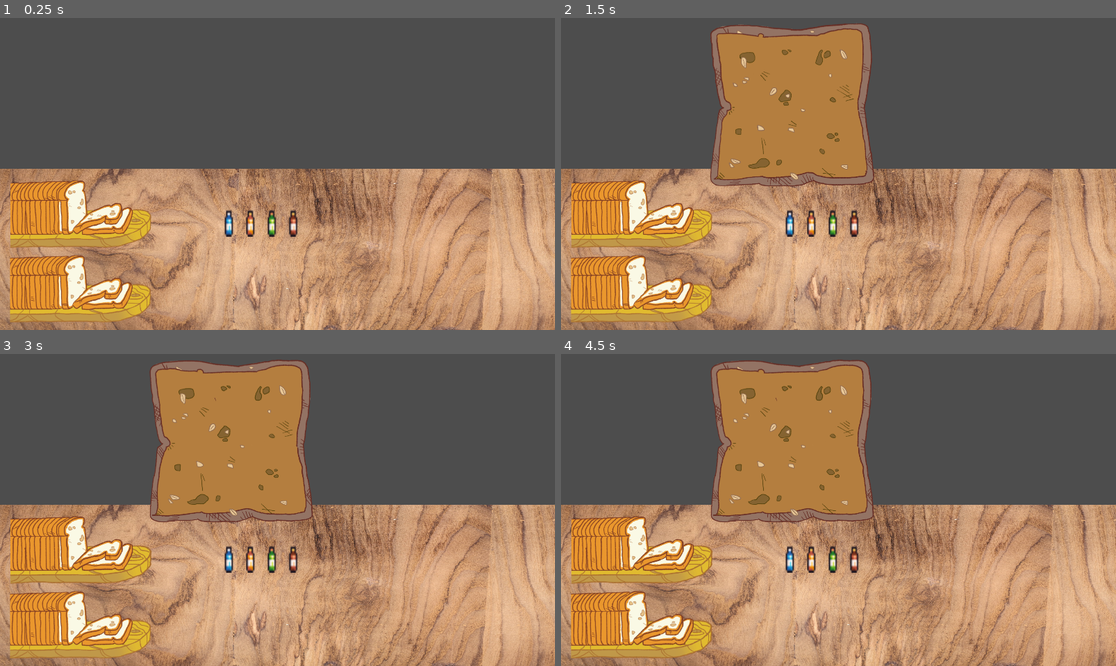
Above: before the commit, frames 1-4 (two rows, left to right).
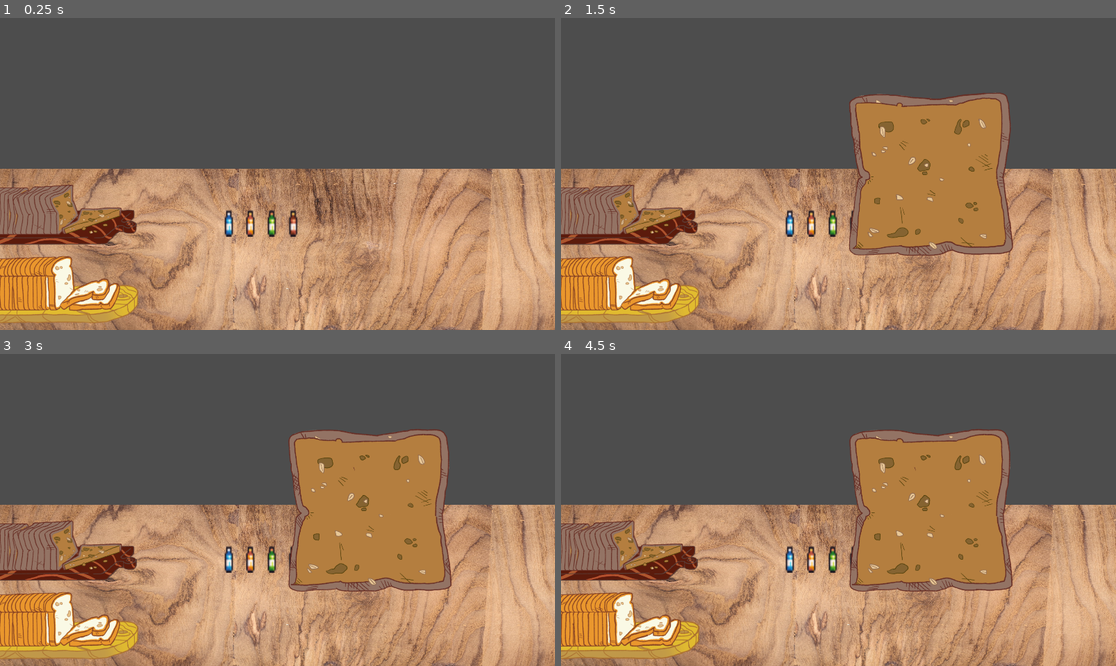
Above: after the commit, the same moments.

Repository: vitames404/Minimum-Wage-Spreader
Game: Godot game, scene res://cena.tscn
The game is run twice, just before and just after one commit, with the same random seed, the same clock (stepped at 60 frames per second) and the same inputs.
Inputs (mouse positions are in pixels of both pictures, inside the frame that each line leads up to):
- Up to frame 1 (0.25 s): no input
- Up to frame 2 (1.5 s): move the mouse to (638, 289) at 0.52 s; click (638, 289) at 0.67 s; move the mouse to (644, 214) at 1.27 s; click (644, 214) at 1.42 s
- Up to frame 3 (3 s): move the mouse to (260, 556) at 2.02 s; click (260, 556) at 2.17 s; move the mouse to (249, 572) at 2.77 s; click (249, 572) at 2.92 s
- Up to frame 4 (4.5 s): move the mouse to (1005, 556) at 3.52 s; click (1005, 556) at 3.67 s; move the mouse to (672, 463) at 4.27 s; click (672, 463) at 4.42 s

The runs differ from the first frame. In frame 1, 7.4% of the frame differs, in the area x 0-28%, y 52-98%; in frame 2, 34%, in the area x 0-82%, y 1-98%; in frame 3, 34%; in frame 4, 34%.

Commit message:
add integral bag sprite

Diff:
--- a/Scripts/IntegralBreadBag.gd
+++ b/Scripts/IntegralBreadBag.gd
@@ -26,7 +26,7 @@
 				print("you choose bread: 1")
 
 				# Define a posição global do objeto com base na posição do mouse
-				current_bread.global_position =  Vector2(800,300)
+				current_bread.global_position =  Vector2(1280,540)
 
 				# Adiciona o novo objeto como filho da cena principal
 				main_scene.add_child(current_bread)
--- a/Scripts/WhiteBreadBag.gd
+++ b/Scripts/WhiteBreadBag.gd
@@ -26,7 +26,7 @@
 				print("you choose bread: 1")
 
 				# Define a posição global do objeto com base na posição do mouse
-				current_bread.global_position =  Vector2(800,300)
+				current_bread.global_position =  Vector2(1280,540)
 
 				# Adiciona o novo objeto como filho da cena principal
 				main_scene.add_child(current_bread)
--- a/cena.tscn
+++ b/cena.tscn
@@ -1,13 +1,15 @@
-[gd_scene load_steps=17 format=3 uid="uid://voqr2p8ese12"]
+[gd_scene load_steps=19 format=3 uid="uid://voqr2p8ese12"]
 
 [ext_resource type="Texture2D" uid="uid://dmy4n5iji7xnr" path="res://Sprites/pexels-fwstudio-129733.jpg" id="1_c3y2j"]
 [ext_resource type="Script" path="res://Scripts/cena.gd" id="1_j6ys4"]
 [ext_resource type="Texture2D" uid="uid://1106bo7kb4cy" path="res://Sprites/Food Items/Cake_Slices (16 x 16).png" id="5_a2ilr"]
 [ext_resource type="Script" path="res://Scripts/IntegralBread.gd" id="6_jht1q"]
 [ext_resource type="Texture2D" uid="uid://d12luwmt6nq6y" path="res://Sprites/sacos/white_bag_1.png" id="7_3cblg"]
+[ext_resource type="Texture2D" uid="uid://dne717io275n4" path="res://Sprites/sacos/integral_bag_1.png" id="8_65tvh"]
 [ext_resource type="Script" path="res://Scripts/IntegralBreadBag.gd" id="8_cxg2r"]
 [ext_resource type="Texture2D" uid="uid://dbebpnd51de58" path="res://Sprites/sacos/white_bag_2.png" id="8_xyvuc"]
 [ext_resource type="Script" path="res://Scripts/WhiteBreadBag.gd" id="9_itmok"]
+[ext_resource type="Texture2D" uid="uid://dpq3ea30xhk5n" path="res://Sprites/sacos/integral_bag_2.png" id="9_uexfp"]
 [ext_resource type="Texture2D" uid="uid://bmpy648sn5k6b" path="res://Sprites/Food Items/Bottled_Drinks (16 x 16).png" id="9_xb3cj"]
 [ext_resource type="Script" path="res://Scripts/PeanutButter.gd" id="10_7ddjn"]
 
@@ -32,10 +34,10 @@
 animations = [{
 "frames": [{
 "duration": 1.0,
-"texture": ExtResource("7_3cblg")
+"texture": ExtResource("8_65tvh")
 }, {
 "duration": 1.0,
-"texture": ExtResource("8_xyvuc")
+"texture": ExtResource("9_uexfp")
 }],
 "loop": true,
 "name": &"default",
@@ -68,6 +70,7 @@
 texture = ExtResource("1_c3y2j")
 
 [node name="IntegralBread" type="Sprite2D" parent="."]
+visible = false
 position = Vector2(160, 594)
 scale = Vector2(5.625, 5.625)
 texture = ExtResource("5_a2ilr")
@@ -76,7 +79,7 @@
 script = ExtResource("6_jht1q")
 
 [node name="WhiteBreadBag" type="AnimatedSprite2D" parent="."]
-position = Vector2(279, 937)
+position = Vector2(235.5, 940)
 sprite_frames = SubResource("SpriteFrames_j0fu5")
 autoplay = "default"
 frame_progress = 0.129239
@@ -90,7 +93,7 @@
 shape = SubResource("RectangleShape2D_gakfr")
 
 [node name="IntegralBreadBag" type="AnimatedSprite2D" parent="."]
-position = Vector2(280, 678)
+position = Vector2(236.5, 681)
 sprite_frames = SubResource("SpriteFrames_y43bw")
 autoplay = "default"
 
Binary file added: Sprites/sacos/integral_bag_1.png
Not shown, added: Sprites/sacos/integral_bag_1.png.import
Binary file added: Sprites/sacos/integral_bag_2.png
Not shown, added: Sprites/sacos/integral_bag_2.png.import
Not shown, changed: Sprites/arquivo.kra
Not shown, changed: Sprites/arquivo.kra~
